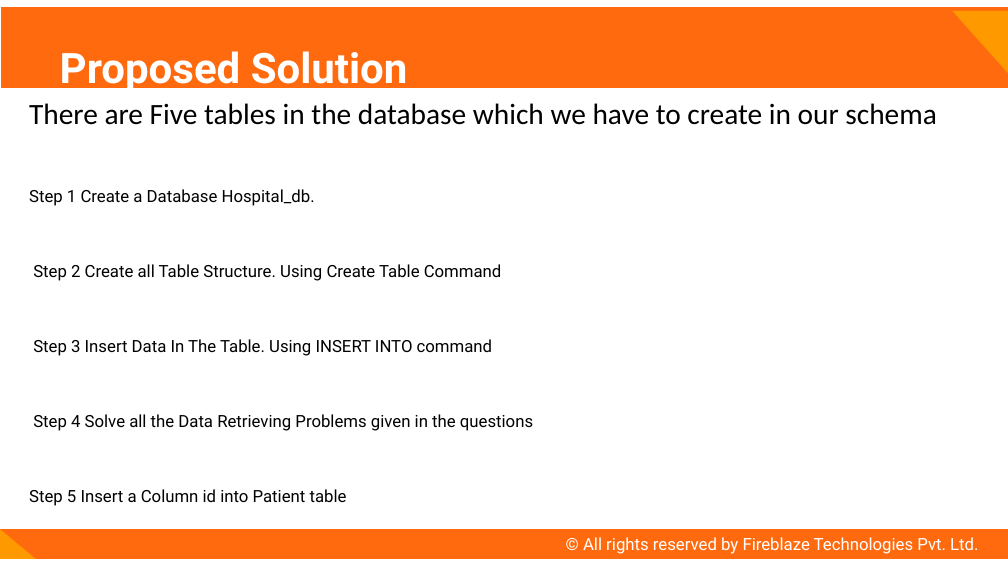
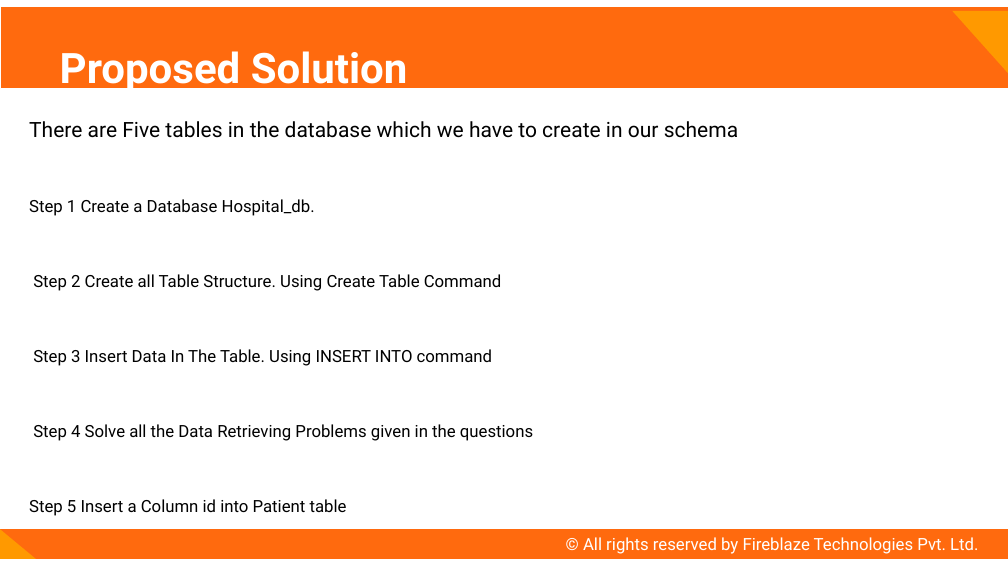
Before and after one commit to bhavesh-1995/fireblazework, a slide deck: slide 4 of fireblaze work/Project_3/hospital_db.pptx. Drawn at 1008x567 pixels with LibreOffice and Linux fonts; fonts in the diff are those of the drawing. Boxes give left, top, right and bottom in pixels: in the first picture for what was removed or moved away, otherwise in the second. Text is boxed around its words. In the diff, an @@ line names an element or a change of style, - is before the commit and + after.

```diff
--- a/fireblaze work/Project_3/hospital_db.pptx
+++ b/fireblaze work/Project_3/hospital_db.pptx
@@ text "There are Five tables in ...": place and size @@
-text "There are Five tables in ..." at (29, 103, 936, 506)
+text "There are Five tables in ..." at (29, 121, 738, 516)
@@ text at (29, 121, 738, 138): size 28 to 20 pt, font Calibri to Roboto in "There are Five tables in the database ..." @@
```
Also in this commit, not shown: 3 other slides changed, 5 other files.
